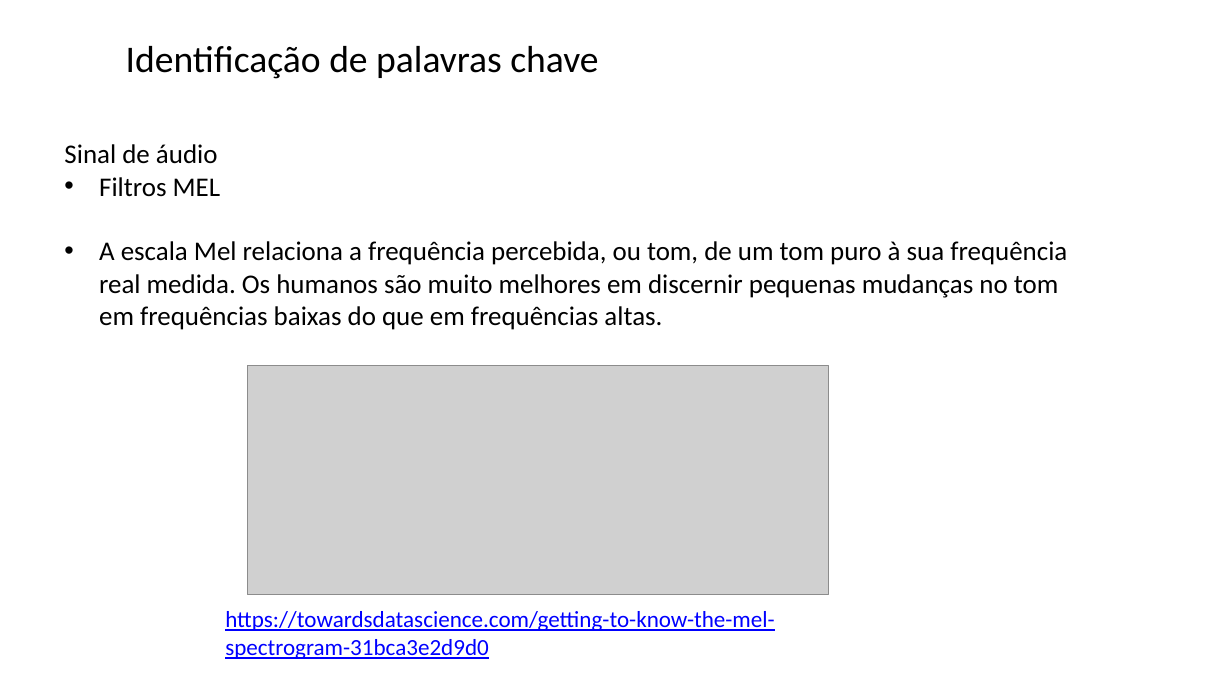
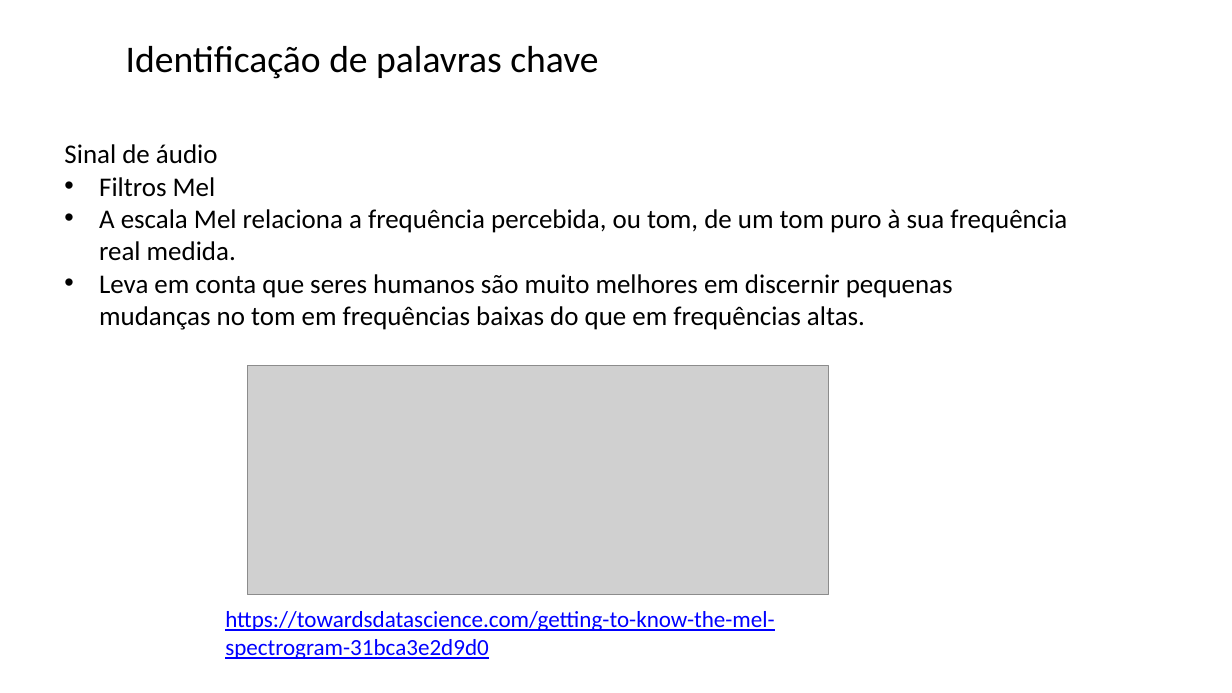
Before and after one commit to zz4fap/tp557-iot-ml, a slide deck: slide 29 of slides/TP557_17_identificação_palavras_chave.pptx. Drawn at 1232x693 pixels with LibreOffice and Linux fonts; fonts in the diff are those of the drawing; grey boxes stand for pictures; background and template pictures are left out. Boxes give left, top, right and bottom in pixels: in the first picture for what was removed or moved away, otherwise in the second. Text is boxed around its words. In the diff, an @@ line names an element or a change of style, - is before the commit and + after.

```diff
--- a/slides/TP557_17_identificação_palavras_chave.pptx
+++ b/slides/TP557_17_identificação_palavras_chave.pptx
@@ text at (99,177,1067,330): text changed @@
-• Filtros MEL
-• A escala Mel relaciona a frequência percebida, ou tom, de um tom puro à sua frequência real medida. Os humanos são muito melhores em discernir pequenas mudanças no tom em frequências baixas do que em frequências altas.
+• Filtros Mel
+• A escala Mel relaciona a frequência percebida, ou tom, de um tom puro à sua frequência real medida.
+• Leva em conta que seres humanos são muito melhores em discernir pequenas mudanças no tom em frequências baixas do que em frequências altas.
```
Also in this commit, not shown: 10 other slides changed.
